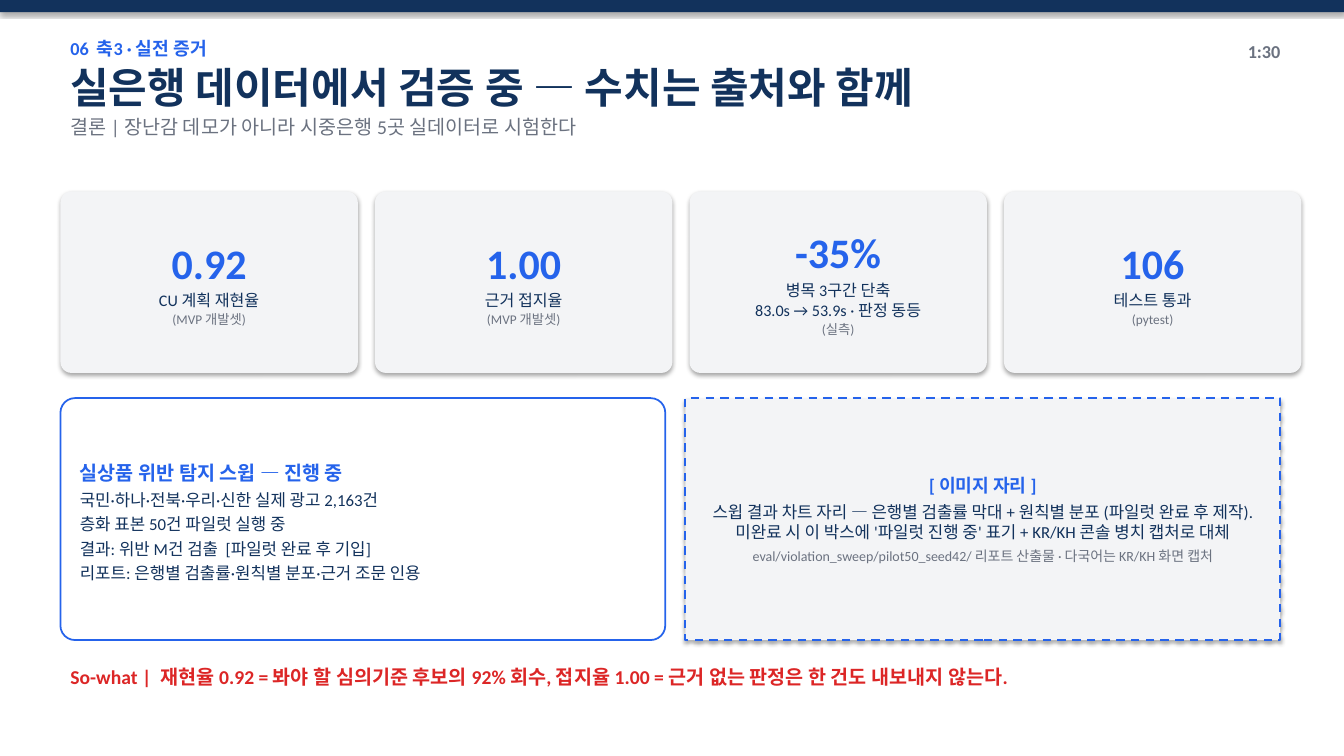
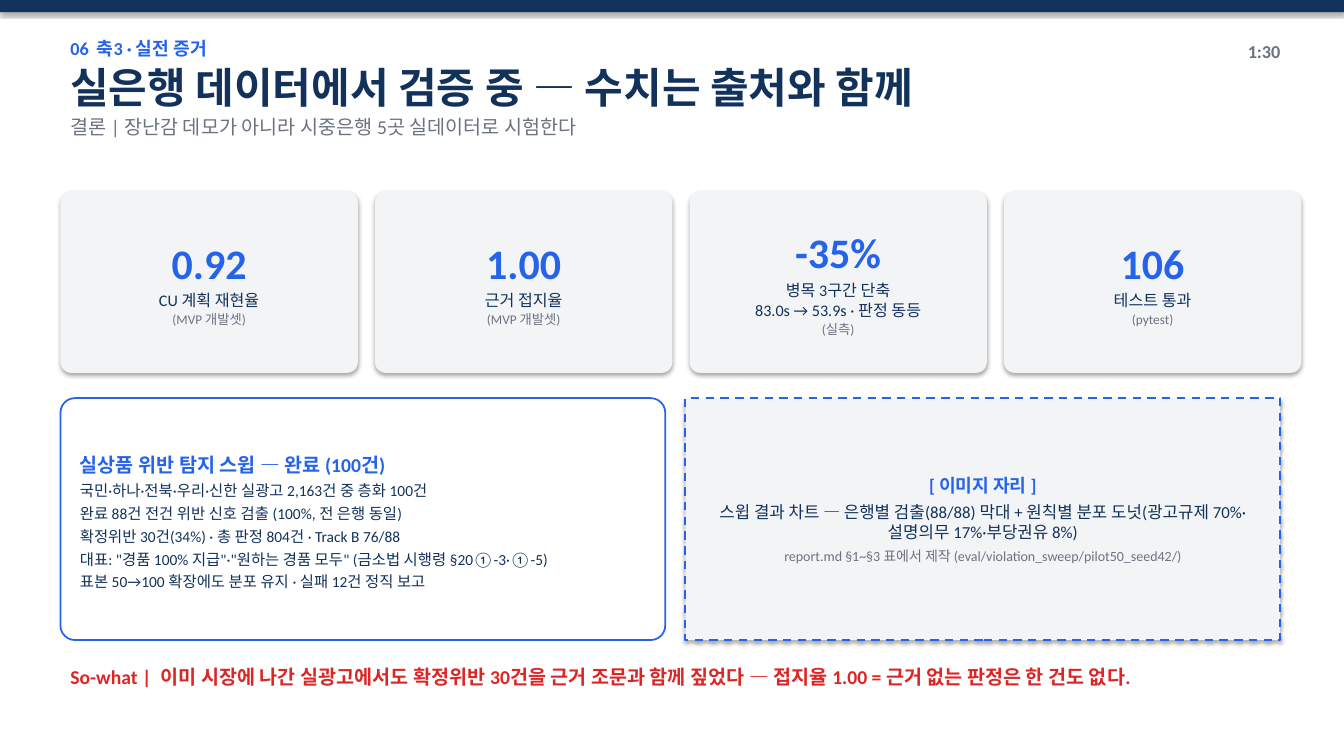
Before and after one commit to barabonda/graph-compliance-ccg, a slide deck: slide 10 of docs/발표_초안.pptx. Drawn at 1344x756 pixels with LibreOffice and Linux fonts; fonts in the diff are those of the drawing. Boxes give left, top, right and bottom in pixels: in the first picture for what was removed or moved away, otherwise in the second. Text is boxed around its words. In the diff, an @@ line names an element or a change of style, - is before the commit and + after.

```diff
--- a/docs/발표_초안.pptx
+++ b/docs/발표_초안.pptx
@@ text in rounded rectangle at (x1=80, y1=455, x2=548, y2=589): text changed; size 12 to 11 pt @@
-실상품 위반 탐지 스윕 — 진행 중
-국민·하나·전북·우리·신한 실제 광고 2,163건
-층화 표본 50건 파일럿 실행 중
-결과: 위반 M건 검출 [파일럿 완료 후 기입]
-리포트: 은행별 검출률·원칙별 분포·근거 조문 인용
+실상품 위반 탐지 스윕 — 완료 (100건)
+국민·하나·전북·우리·신한 실광고 2,163건 중 층화 100건
+완료 88건 전건 위반 신호 검출 (100%, 전 은행 동일)
+확정위반 30건(34%) · 총 판정 804건 · Track B 76/88
+대표: "경품 100% 지급"·"원하는 경품 모두" (금소법 시행령 §20①-3·①-5)
+표본 50→100 확장에도 분포 유지 · 실패 12건 정직 보고
@@ text in rectangle at (x1=719, y1=504, x2=1246, y2=563): text changed; size 12 to 10 pt; text colour #12325C to #6B7280 @@
-스윕 결과 차트 자리 — 은행별 검출률 막대 + 원칙별 분포 (파일럿 완료 후 제작). 미완료 시 이 박스에 '파일럿 진행 중' 표기 + KR/KH 콘솔 병치 캡처로 대체
-eval/violation_sweep/pilot50_seed42/ 리포트 산출물 · 다국어는 KR/KH 화면 캡처
+스윕 결과 차트 — 은행별 검출(88/88) 막대 + 원칙별 분포 도넛(광고규제 70%·설명의무 17%·부당권유 8%)
+report.md §1~§3 표에서 제작 (eval/violation_sweep/pilot50_seed42/)
@@ text at (x1=70, y1=667, x2=1131, y2=686): text changed @@
-So-what | 재현율 0.92 = 봐야 할 심의기준 후보의 92% 회수, 접지율 1.00 = 근거 없는 판정은 한 건도 내보내지 않는다.
+So-what | 이미 시장에 나간 실광고에서도 확정위반 30건을 근거 조문과 함께 짚었다 — 접지율 1.00 = 근거 없는 판정은 한 건도 없다.
```
Also in this commit, not shown: 2 other files.
